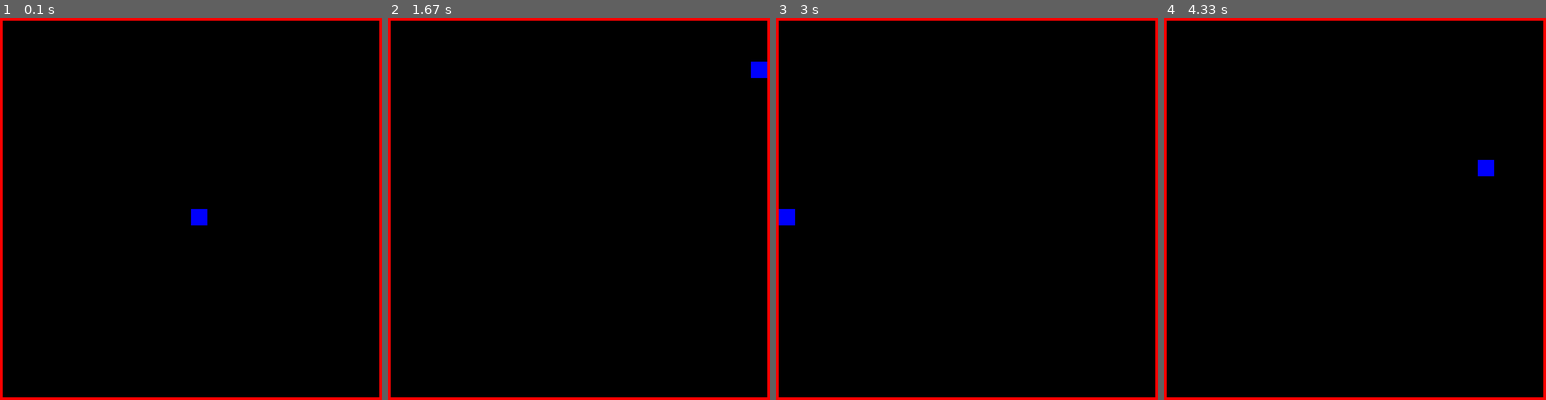
Above: before the commit, frames 1-4 (left to right).
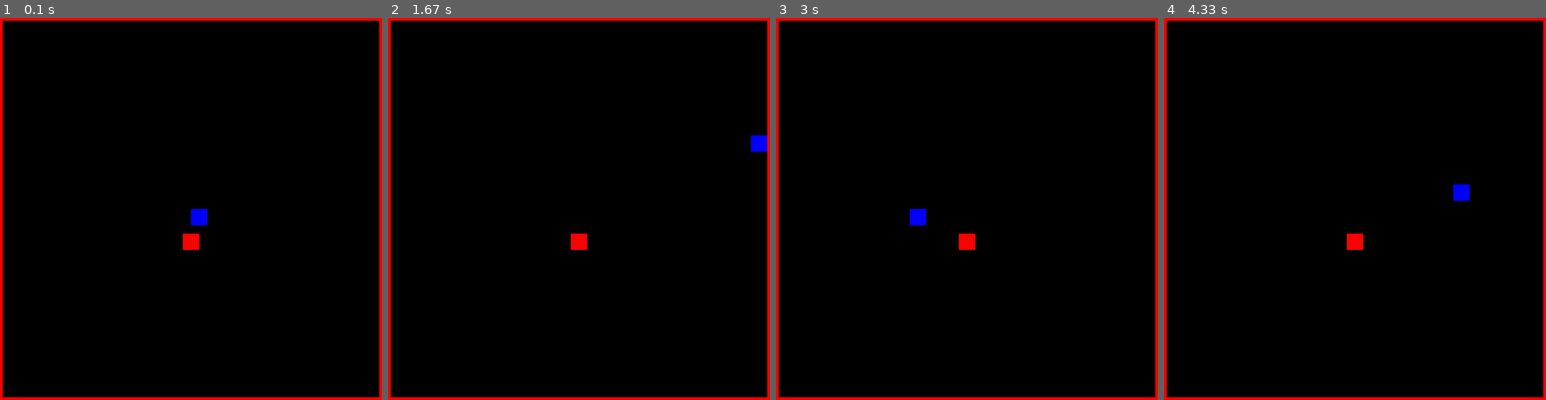
Above: after the commit, the same moments.

Repository: cduck1/dukecw-classwork
Game: pygame game, started from Tile Game/Tile Movement Game.py
The game is run twice, just before and just after one commit, with the same random seed, the same clock (stepped at 60 frames per second) and the same inputs.
Inputs:
- Up to frame 1 (0.1 s): no input
- Up to frame 2 (1.67 s): hold Right 0.33-0.8 s; hold Up 0.83-1.13 s; hold Right 1.17-1.63 s
- Up to frame 3 (3 s): hold Left 1.67-2.2 s; hold Down 2.23-2.53 s; hold Left 2.57-2.97 s
- Up to frame 4 (4.33 s): hold Up 3-3.37 s; hold Right 3.4-4.03 s; hold Down from 4.07 s (still down)

The runs differ from the first frame. In frame 1, 0.2% of the frame differs, in the area x 47-53%, y 56-61%; in frame 2, 0.6%, in the area x 47-100%, y 11-61%; in frame 3, 0.6%; in frame 4, 0.6%.

Commit message:
Update Tile Movement Game.py
Inner walls now work

Diff:
--- a/Tile Game/Tile Movement Game.py
+++ b/Tile Game/Tile Movement Game.py
@@ -22,7 +22,9 @@
 # CREATE GROUPS
 # Create groups for each sprite
 player_group = pygame.sprite.Group()
-wall_group = pygame.sprite.Group()
+allwall_group = pygame.sprite.Group()
+outerwall_group = pygame.sprite.Group()
+innerwall_group = pygame.sprite.Group()
 # Create a group of all sprites together
 all_sprites_group = pygame.sprite.Group()
 
@@ -57,7 +59,7 @@
         # Move the player left/right
         self.rect.x += self.change_x
         # Check to see if this update causes us to hit a wall
-        wall_hit_group = pygame.sprite.spritecollide(self, wall_group, False)
+        wall_hit_group = pygame.sprite.spritecollide(self, allwall_group, False)
         for wall in wall_hit_group:
             # If we are moving right, set our right side to the left side of the wall we hit
             if self.change_x > 0:
@@ -69,7 +71,7 @@
         # Move the player up/down
         self.rect.y += self.change_y
         # Check and see if we hit anything
-        wall_hit_group = pygame.sprite.spritecollide(self, wall_group, False)
+        wall_hit_group = pygame.sprite.spritecollide(self, allwall_group, False)
         for wall in wall_hit_group:
             # Reset our position based on the top/bottom of the object.
             if self.change_y > 0:
@@ -93,6 +95,9 @@
         self.rect.x = x
         self.rect.y = y
 
+class innerwall(wall):
+    pass
+
 # INSTANTATION CODE
 # Instantiate the player class - colour, width, height, x, y, speed
 myPlayer = player(BLUE, 40, 40, 20, 20)
@@ -120,7 +125,7 @@
                 1,0,0,0,0,0,0,0,0,0,0,0,0,0,0,0,0,0,0,0,0,0,0,0,1,
                 1,0,0,0,0,0,0,0,0,0,0,0,0,0,0,0,0,0,0,0,0,0,0,0,1,
                 1,0,0,0,0,0,0,0,0,0,0,0,0,0,0,0,0,0,0,0,0,0,0,0,1,
-                1,0,0,0,0,0,0,0,0,0,0,0,0,0,0,0,0,0,0,0,0,0,0,0,1,
+                1,0,0,0,0,0,0,0,0,0,0,0,2,0,0,0,0,0,0,0,0,0,0,0,1,
                 1,0,0,0,0,0,0,0,0,0,0,0,0,0,0,0,0,0,0,0,0,0,0,0,1,
                 1,0,0,0,0,0,0,0,0,0,0,0,0,0,0,0,0,0,0,0,0,0,0,0,1,
                 1,0,0,0,0,0,0,0,0,0,0,0,0,0,0,0,0,0,0,0,0,0,0,0,1,
@@ -149,8 +154,15 @@
 
     if wall_present[i] == 1:
         myWall = wall(RED, 40, 40, temp_x, temp_y)
-        wall_group.add(myWall)
+        outerwall_group.add(myWall)
+        allwall_group.add(myWall)
         all_sprites_group.add(myWall)
+    # 2s in the array represent inner walls
+    if wall_present[i] == 2:
+        myInnerWall = innerwall(RED, 40, 40, temp_x, temp_y)
+        innerwall_group.add(myInnerWall)
+        allwall_group.add(myInnerWall)
+        all_sprites_group.add(myInnerWall)
 
 
 # MAIN PROGRAM LOOP
@@ -161,13 +173,13 @@
             done = True
     keys = pygame.key.get_pressed()
     if keys[pygame.K_LEFT]:
-        myPlayer.changespeed(-20, 0)
+        myPlayer.changespeed(-10, 0)
     if keys[pygame.K_RIGHT]:
-        myPlayer.changespeed(20, 0)
+        myPlayer.changespeed(10, 0)
     if keys[pygame.K_UP]:
-        myPlayer.changespeed(0, -20)
+        myPlayer.changespeed(0, -10)
     if keys[pygame.K_DOWN]:
-        myPlayer.changespeed(0, 20)
+        myPlayer.changespeed(0, 10)
 
     # Game logic should go here
     all_sprites_group.update()
